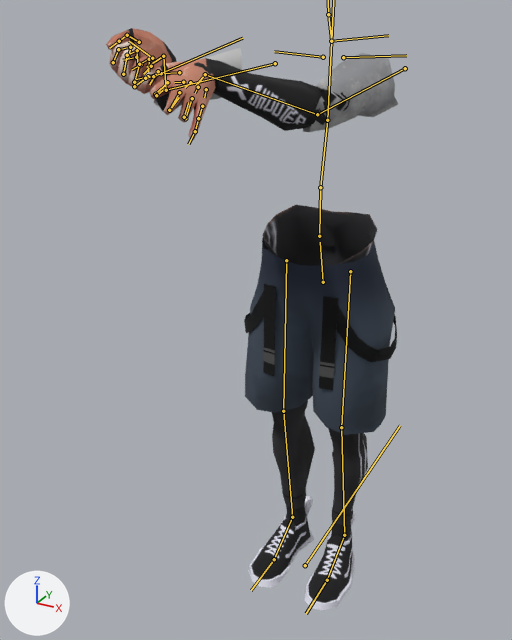
Renders of the FBX model Assets/6v6Shooter/Animations/[03] GunSpecific Animations/Melee Weapon Animations/Katana Animations.fbx from each side of a commit.
The view is the same before and after, from a 50 mm lens placed at (0.739, -1.684, 1.692), pointed at (-0.12, -0.121, 0.911). The lights are fixed; the arrows at lower left show +X, +Y and +Z. Both versions are drawn at frame 1 of the action 'AN_FPS_Karambit_Melee'; the numbers are the values there. The bones that bend it are drawn over the model as lines.

Names of what the first picture shows: 'SM_MaleBody_FPS', 'SM_Outfit1_Male_FPS'.
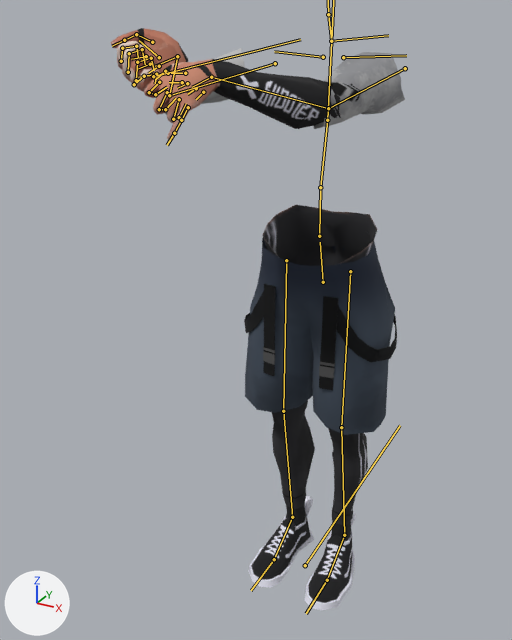
Edits to the scene script, one JSON object a line:
```json
{"block": "bone_def_upper_arm_l", "where": "bone_def_upper_arm_l = bpy.data.objects['rig'].pose.bones['DEF-upper_arm.L']  # child of 'DEF-shoulder.L'"}
{"op": "set", "path": "bone_def_upper_arm_l.rotation_quaternion", "old": "(0.667, 0.279, 0.0, -0.691)", "new": "(0.675, 0.362, 0.0, -0.643)", "note": "degrees (24, 23, -87) -> degrees (33, 28, -79)"}
{"block": "bone_def_forearm_l", "where": "bone_def_forearm_l = bpy.data.objects['rig'].pose.bones['DEF-forearm.L']  # child of 'DEF-upper_arm.L'"}
{"op": "set", "path": "bone_def_forearm_l.rotation_quaternion", "old": "(0.668, 0.286, 0.598, -0.338)", "new": "(0.683, 0.281, 0.592, -0.323)", "note": "degrees (-10, 83, -63) -> degrees (1, 82, -50)"}
{"block": "bone_def_hand_l", "where": "bone_def_hand_l = bpy.data.objects['rig'].pose.bones['DEF-hand.L']  # child of 'DEF-forearm.L'"}
{"op": "set", "path": "bone_def_hand_l.rotation_quaternion", "old": "(0.686, -0.636, 0.329, -0.13)", "new": "(0.834, -0.399, 0.334, -0.184)", "note": "degrees (-92, 17, -38) -> degrees (-60, 24, -39)"}
{"op": "set", "path": "bone_def_hand_l.scale", "old": "(1.0, 0.99, 1.01)", "new": "(1.0, 1.0, 1.0)"}
{"block": "bone_def_upper_arm_r", "where": "bone_def_upper_arm_r = bpy.data.objects['rig'].pose.bones['DEF-upper_arm.R']  # child of 'DEF-shoulder.R'"}
{"op": "set", "path": "bone_def_upper_arm_r.rotation_quaternion", "old": "(0.858, 0.494, 0.0, 0.14)", "new": "(0.854, 0.486, 0.0, 0.188)", "note": "degrees (59, -8, 14) -> degrees (58, -11, 19)"}
{"block": "bone_def_forearm_r", "where": "bone_def_forearm_r = bpy.data.objects['rig'].pose.bones['DEF-forearm.R']  # child of 'DEF-upper_arm.R'"}
{"op": "set", "path": "bone_def_forearm_r.rotation_quaternion", "old": "(0.735, 0.565, -0.268, 0.261)", "new": "(0.719, 0.579, -0.269, 0.274)", "note": "degrees (73, -44, 6) -> degrees (75, -45, 7)"}
{"block": "bone_def_hand_r", "where": "bone_def_hand_r = bpy.data.objects['rig'].pose.bones['DEF-hand.R']  # child of 'DEF-forearm.R'"}
{"op": "set", "path": "bone_def_hand_r.rotation_quaternion", "old": "(0.697, -0.447, 0.547, -0.12)", "new": "(0.617, -0.55, 0.469, -0.312)", "note": "degrees (-90, 41, -60) -> degrees (-93, 14, -68)"}
{"op": "set", "path": "bone_def_hand_r.scale", "old": "(1.0, 1.0, 1.0)", "new": "(1.03, 0.98, 0.99)"}
```

Pixel boxes (x1, y1, x2, y2) of what changed, in the pictures (512 x 640 px):
```json
{"object": "SM_MaleBody_FPS", "change": "posed", "before": [106, 28, 377, 611], "after": [111, 28, 377, 611]}
{"object": "SM_Outfit1_Male_FPS", "change": "posed", "before": [154, 47, 398, 435], "after": [165, 48, 405, 435]}
{"bone": "DEF-upper_arm.L", "before": "(405, 68) to (317, 114)", "after": "(405, 68) to (328, 108)"}
{"bone": "DEF-forearm.L", "before": "(317, 114) to (205, 74)", "after": "(328, 108) to (211, 77)"}
{"bone": "DEF-hand.L", "before": "(205, 74) to (195, 86)", "after": "(211, 77) to (192, 87)"}
{"bone": "DEF-upper_arm.R", "before": "(275, 63) to (166, 90)", "after": "(275, 63) to (169, 95)"}
{"bone": "DEF-forearm.R", "before": "(166, 90) to (163, 56)", "after": "(169, 95) to (177, 56)"}
{"bone": "DEF-hand.R", "before": "(163, 56) to (146, 67)", "after": "(177, 56) to (155, 66)"}
```
